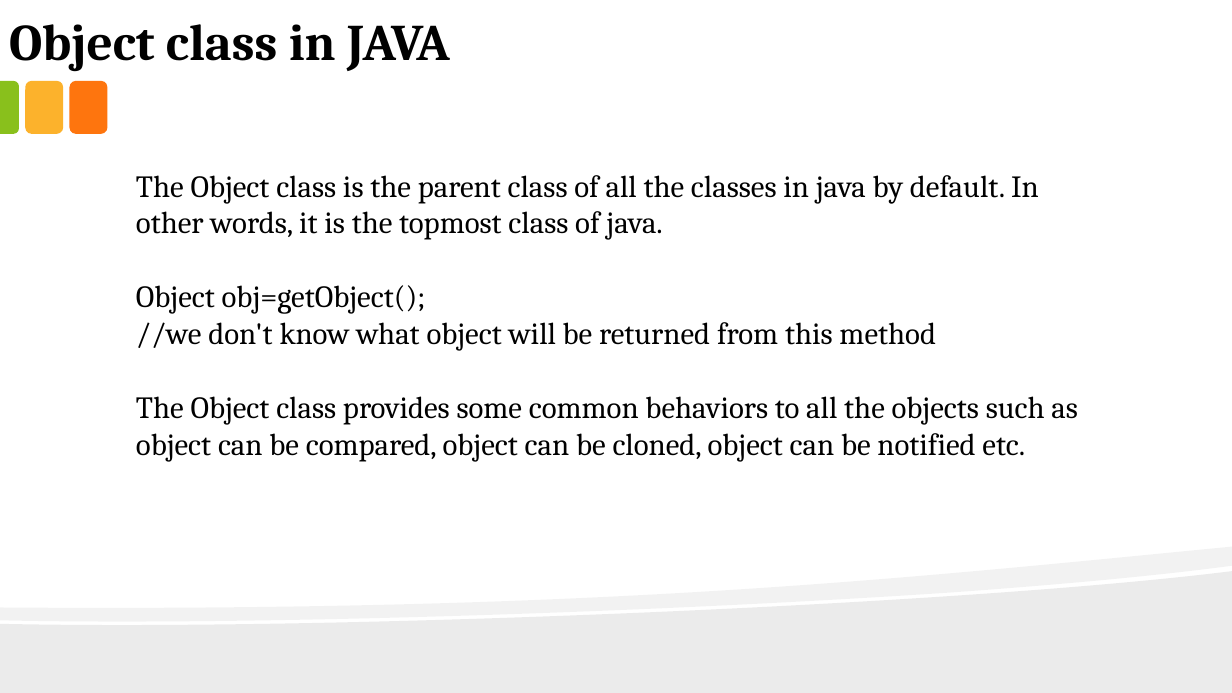
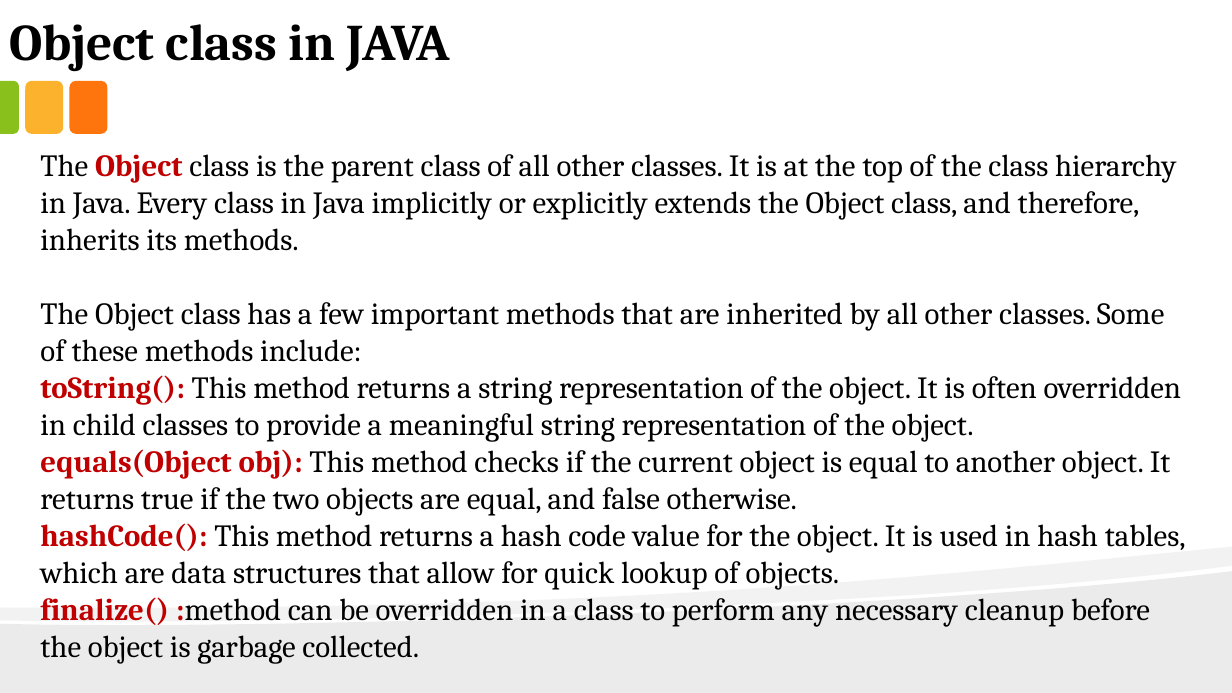
Before and after one commit to anirudhagaikwad/Java_Programming, a slide deck: slide 18 of Java_PPT/#8_OOP_Concepts.pptx. Drawn at 1232x693 pixels with LibreOffice and Linux fonts; fonts in the diff are those of the drawing. Boxes give left, top, right and bottom in pixels: in the first picture for what was removed or moved away, otherwise in the second. Text is boxed around its words. In the diff, an @@ line names an element or a change of style, - is before the commit and + after.

```diff
--- a/Java_PPT/#8_OOP_Concepts.pptx
+++ b/Java_PPT/#8_OOP_Concepts.pptx
@@ text at bbox=[40, 154, 1186, 664]: text changed @@
-The Object class is the parent class of all the classes in java by default. In other words, it is the topmost class of java.
-Object obj=getObject();
-//we don't know what object will be returned from this method
-The Object class provides some common behaviors to all the objects such as object can be compared, object can be cloned, object can be notified etc.
+The Object class is the parent class of all other classes. It is at the top of the class hierarchy in Java. Every class in Java implicitly or explicitly extends the Object class, and therefore, inherits its methods.
+The Object class has a few important methods that are inherited by all other classes. Some of these methods include:
+toString(): This method returns a string representation of the object. It is often overridden in child classes to provide a meaningful string representation of the object.
+equals(Object obj): This method checks if the current object is equal to another object. It returns true if the two objects are equal, and false otherwise.
+hashCode(): This method returns a hash code value for the object. It is used in hash tables, which are data structures that allow for quick lookup of objects.
+finalize() :method can be overridden in a class to perform any necessary cleanup before the object is garbage collected.
```
Also in this commit, not shown: 7 other files.
